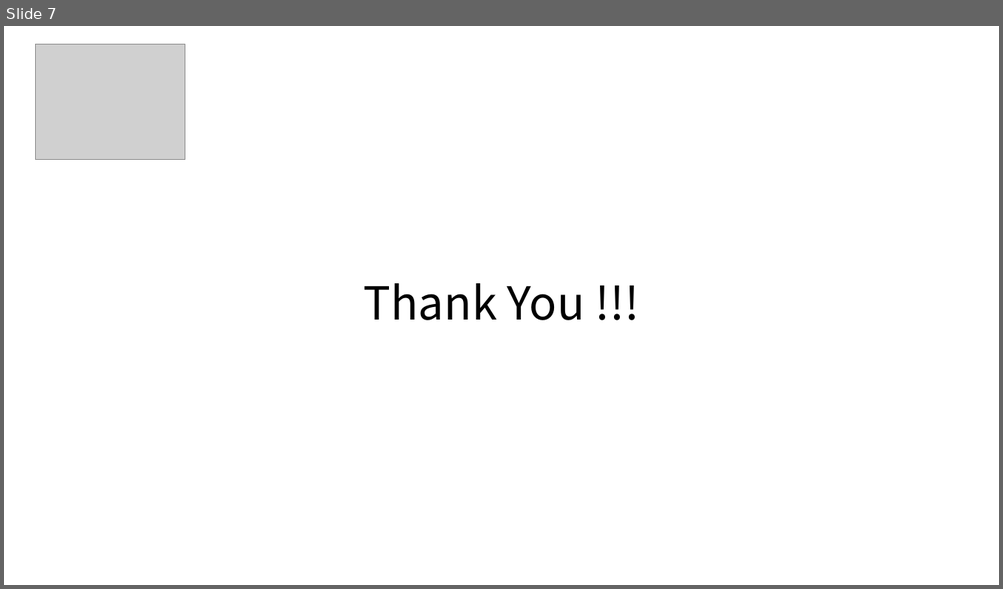
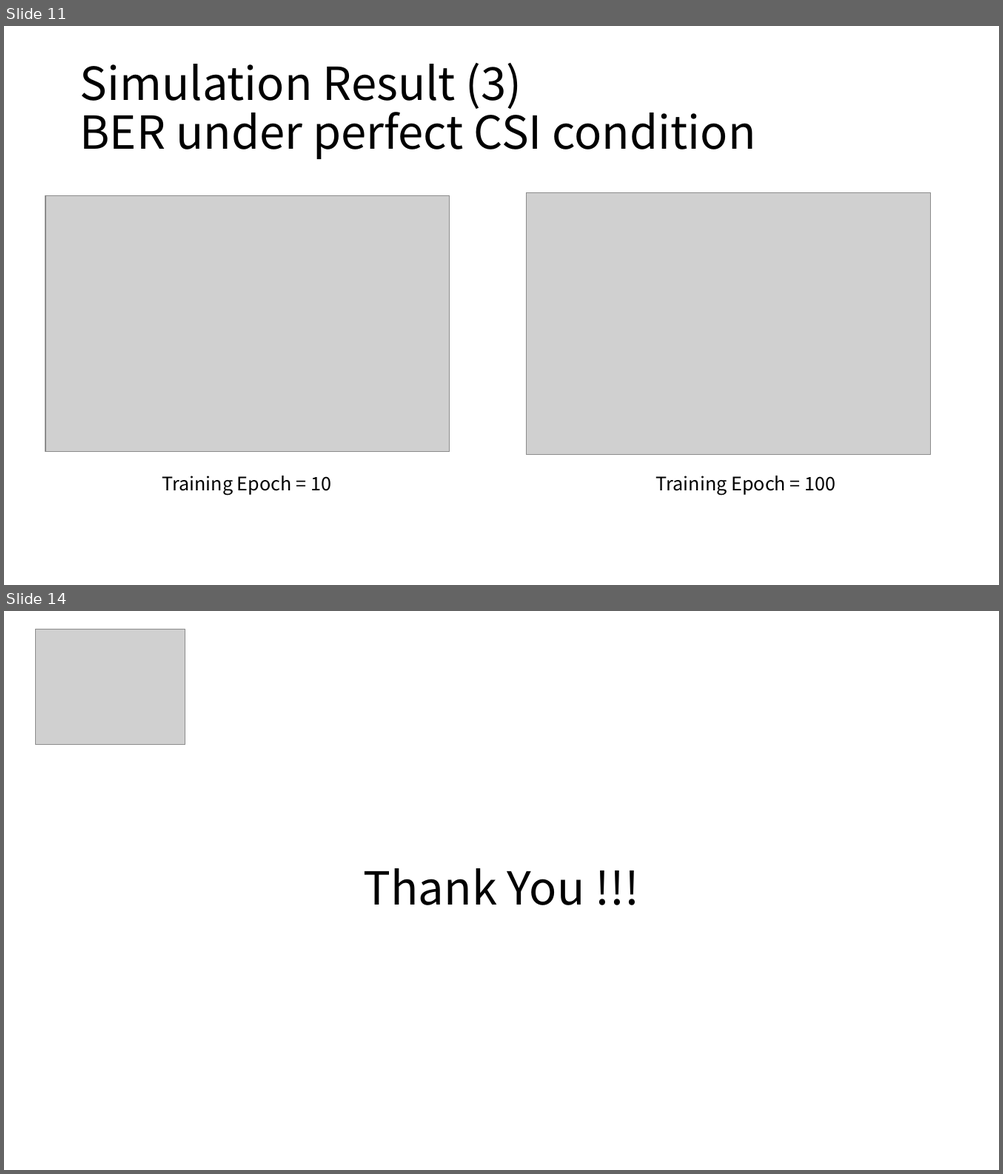
Before and after one commit to liuyuchen777/DET_Final, a slide deck: Deep Learning-Based Detector for OFDM-IM.pptx. Shown one above the other, each under a label of ours: slide 7 before the commit, slides 11 and 14 after it; the slides between them are not shown. The pictures are 1003x589 and 1003x1174 pixels, drawn with LibreOffice and Linux fonts; fonts in the diff are those of the drawing; grey boxes stand for pictures. Boxes give left, top, right and bottom in pixels: in the first picture for what was removed or moved away, otherwise in the second. Text is boxed around its words. In the diff, an @@ line names an element or a change of style, - is before the commit and + after.

```diff
--- a/Deep Learning-Based Detector for OFDM-IM.pptx
+++ b/Deep Learning-Based Detector for OFDM-IM.pptx
@@ slide 11 added at [4, 26, 999, 585], background #FFFFFF @@
@@ title added at [79, 63, 756, 159], 44 pt, text #000000 @@
+Simulation Result (3)
+BER under perfect CSI condition
@@ picture added at [45, 195, 450, 452] @@
@@ picture added at [526, 192, 930, 454] @@
@@ text added at [162, 476, 331, 495], 18 pt, text #000000 @@
+Training Epoch = 10
@@ text added at [656, 476, 835, 495], 18 pt, text #000000 @@
+Training Epoch = 100
@@ what was slide 7 is now slide 14 @@
```
Also in this commit, not shown: 4 slides changed, 8 other slides added, 2 slides removed.
